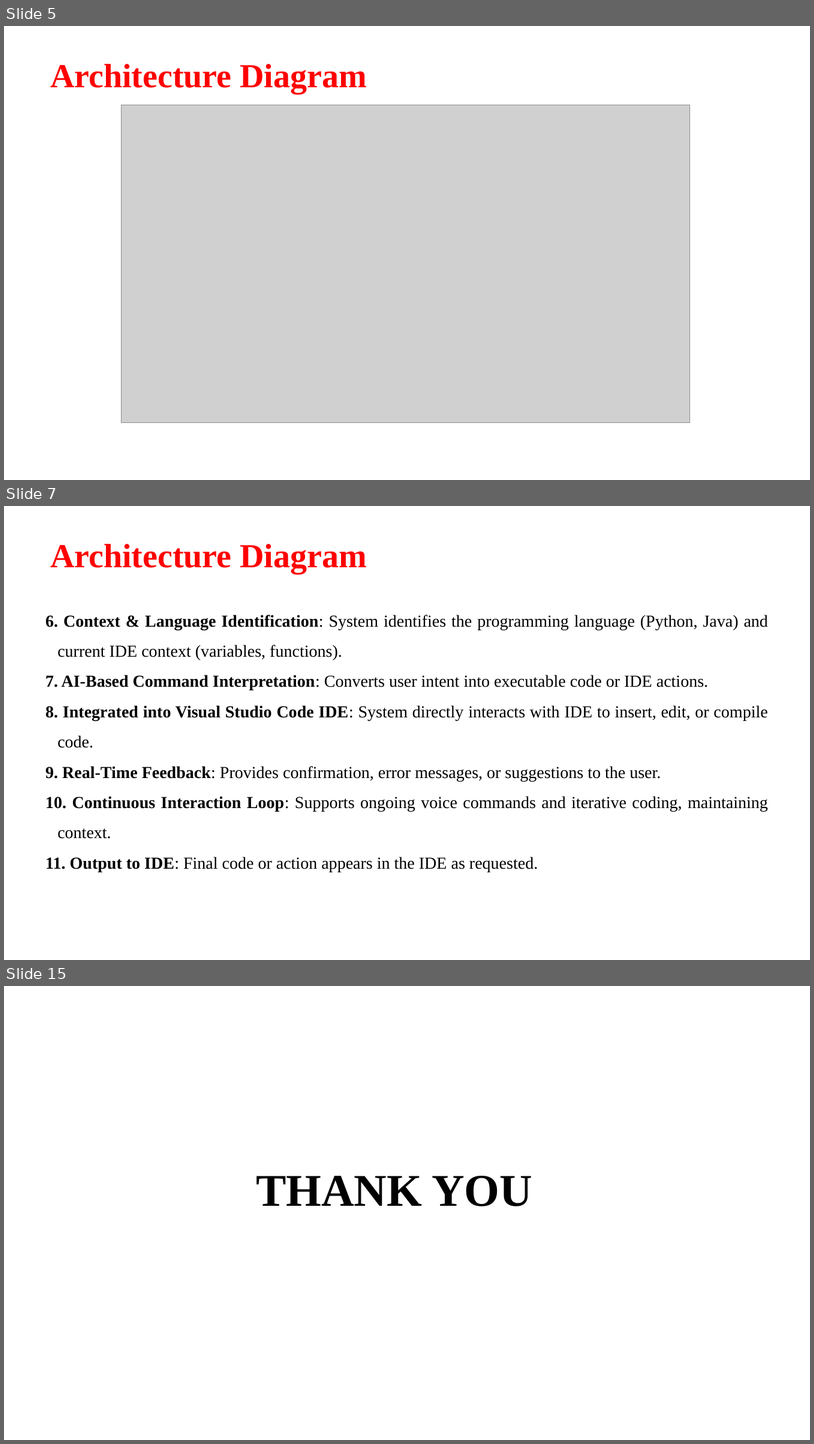
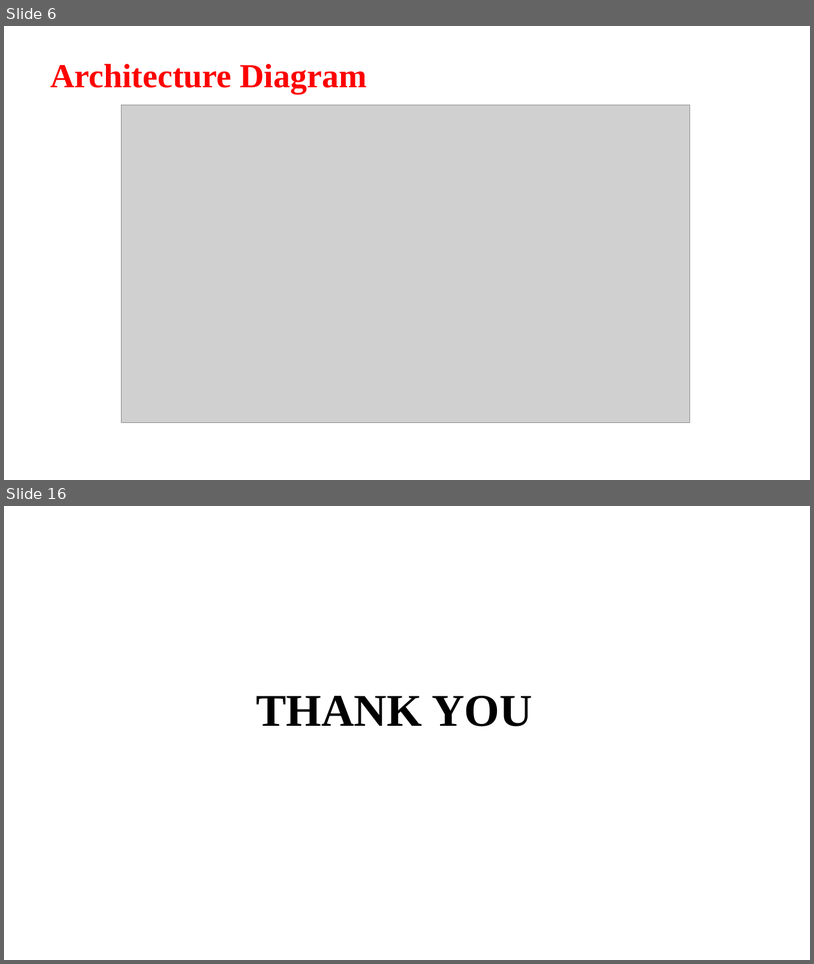
Before and after one commit to Aashif786/Coding_Assistant, a slide deck: docs/ppts/batch20 1st review.pptx. Shown one above the other, each under a label of ours: slides 5, 7 and 15 before the commit, slides 6 and 16 after it; the slides between them are not shown. The pictures are 814x1444 and 814x964 pixels, drawn with LibreOffice and Linux fonts; fonts in the diff are those of the drawing; grey boxes stand for pictures; background and template pictures are left out. Boxes give left, top, right and bottom in pixels: in the first picture for what was removed or moved away, otherwise in the second. Text is boxed around its words. In the diff, an @@ line names an element or a change of style, - is before the commit and + after.

```diff
--- a/docs/ppts/batch20 1st review.pptx
+++ b/docs/ppts/batch20 1st review.pptx
@@ slide 7 removed at (4,506,810,960), background picture (left out) @@
@@ title removed at (50,544,367,573) @@
-Architecture Diagram
@@ text removed at (45,615,768,871) @@
-6. Context & Language Identification: System identifies the programming language (Python, Java) and current IDE context (variables, functions).
-7. AI-Based Command Interpretation: Converts user intent into executable code or IDE actions.
-8. Integrated into Visual Studio Code IDE: System directly interacts with IDE to insert, edit, or compile code.
-9. Real-Time Feedback: Provides confirmation, error messages, or suggestions to the user.
-10. Continuous Interaction Loop: Supports ongoing voice commands and iterative coding, maintaining context.
-11. Output to IDE: Final code or action appears in the IDE as requested.
@@ what was slide 5 is now slide 6 @@
@@ what was slide 15 is now slide 16 @@
```
Also in this commit, not shown: 5 slides changed, 9 slides added, 7 other slides removed, 12 other files.
